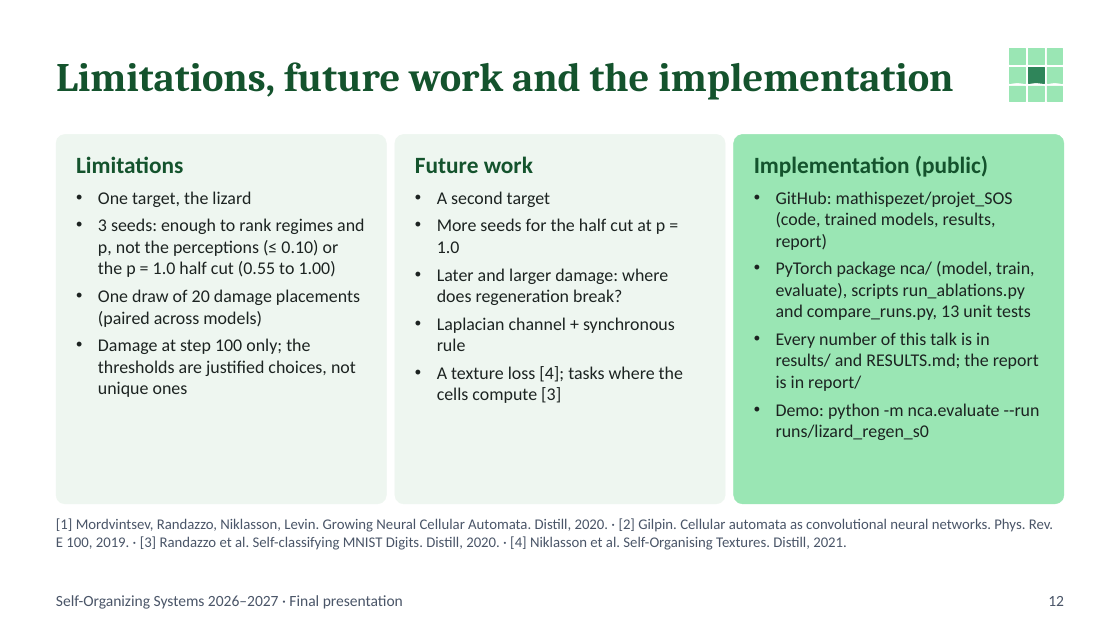
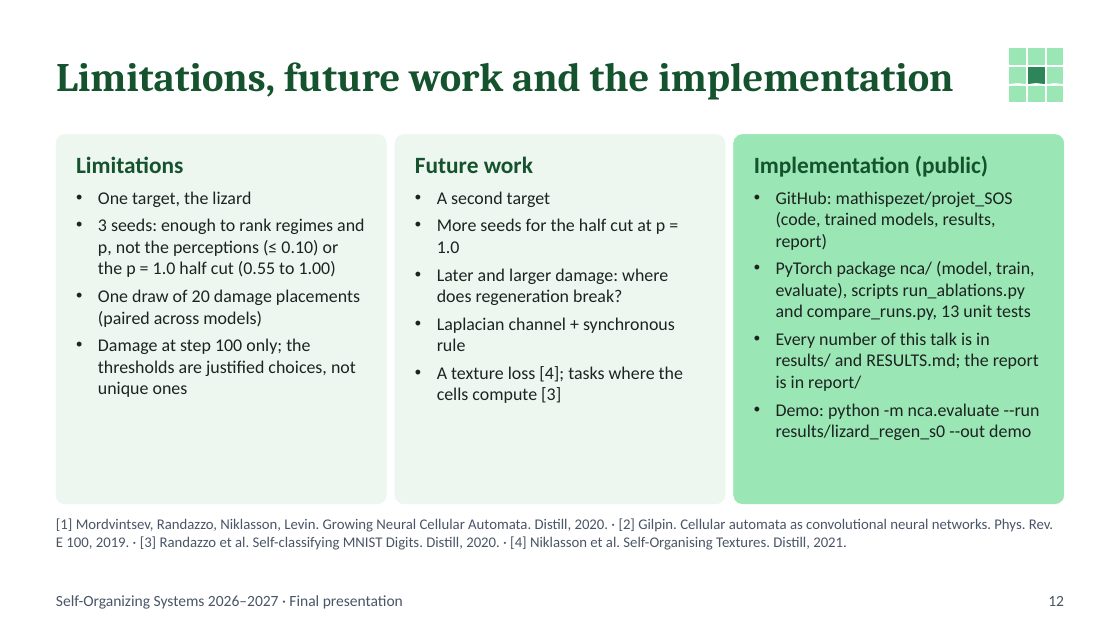
Before and after one commit to mathispezet/projet_SOS, a slide deck: slide 12 of report/SOS_final_presentation_NCA.pptx. Drawn at 1120x630 pixels with LibreOffice and Linux fonts; fonts in the diff are those of the drawing. Boxes give left, top, right and bottom in pixels: in the first picture for what was removed or moved away, otherwise in the second. Text is boxed around its words. In the diff, an @@ line names an element or a change of style, - is before the commit and + after.

```diff
--- a/report/SOS_final_presentation_NCA.pptx
+++ b/report/SOS_final_presentation_NCA.pptx
@@ text at (x1=776, y1=403, x2=1040, y2=440): text changed @@
-• Demo: python -m nca.evaluate --run runs/lizard_regen_s0
+• Demo: python -m nca.evaluate --run results/lizard_regen_s0 --out demo
```
Also in this commit, not shown: 23 other files.
